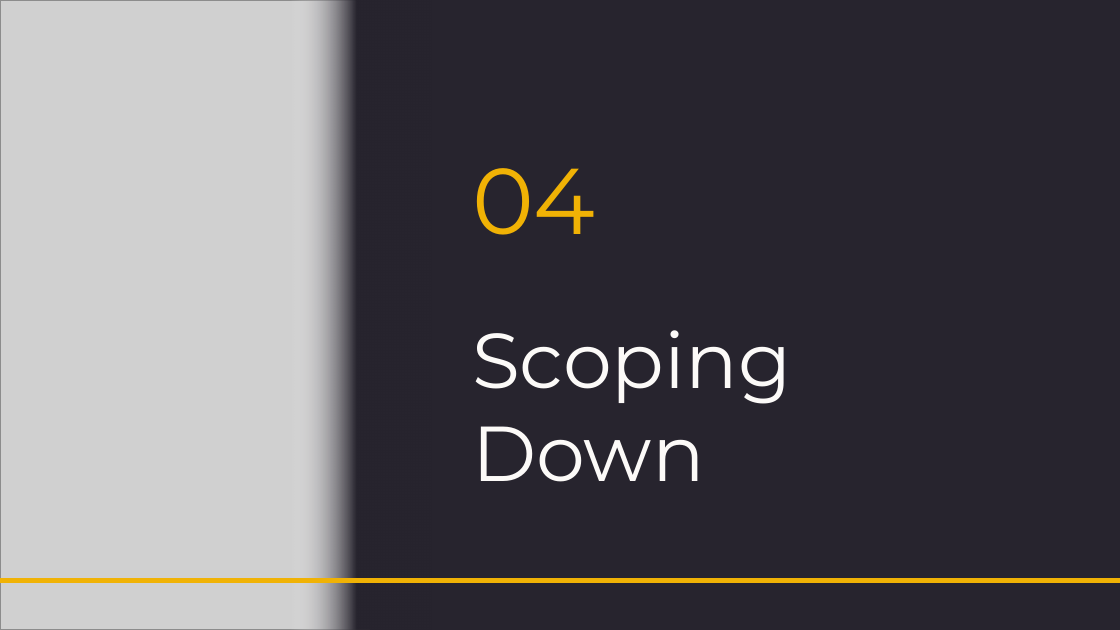
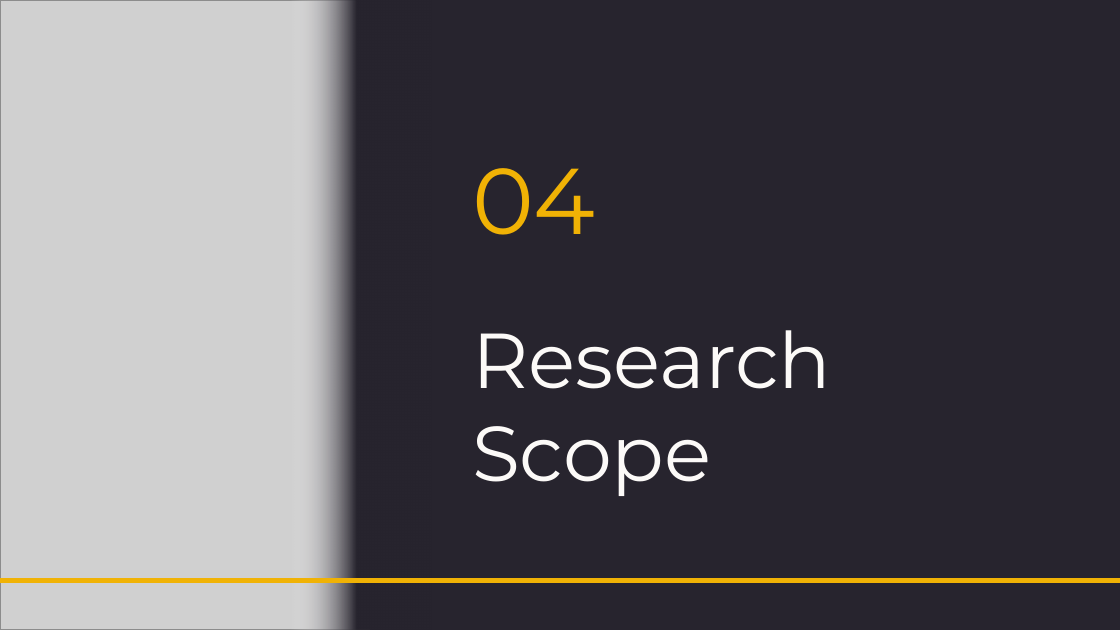
Before and after one commit to NightfuryEquinn/Ridership, a slide deck: slide 14 of docs/24202141_yipzixian_p1_presentation_revised.pptx. Drawn at 1120x630 pixels with LibreOffice and Linux fonts; fonts in the diff are those of the drawing; grey boxes stand for pictures. Boxes give left, top, right and bottom in pixels: in the first picture for what was removed or moved away, otherwise in the second. Text is boxed around its words. In the diff, an @@ line names an element or a change of style, - is before the commit and + after.

```diff
--- a/docs/24202141_yipzixian_p1_presentation_revised.pptx
+++ b/docs/24202141_yipzixian_p1_presentation_revised.pptx
@@ title at <box>472,330,831,496</box>: text changed @@
-Scoping Down
+Research Scope
```
Also in this commit, not shown: 6 other slides changed, 24 other files.
